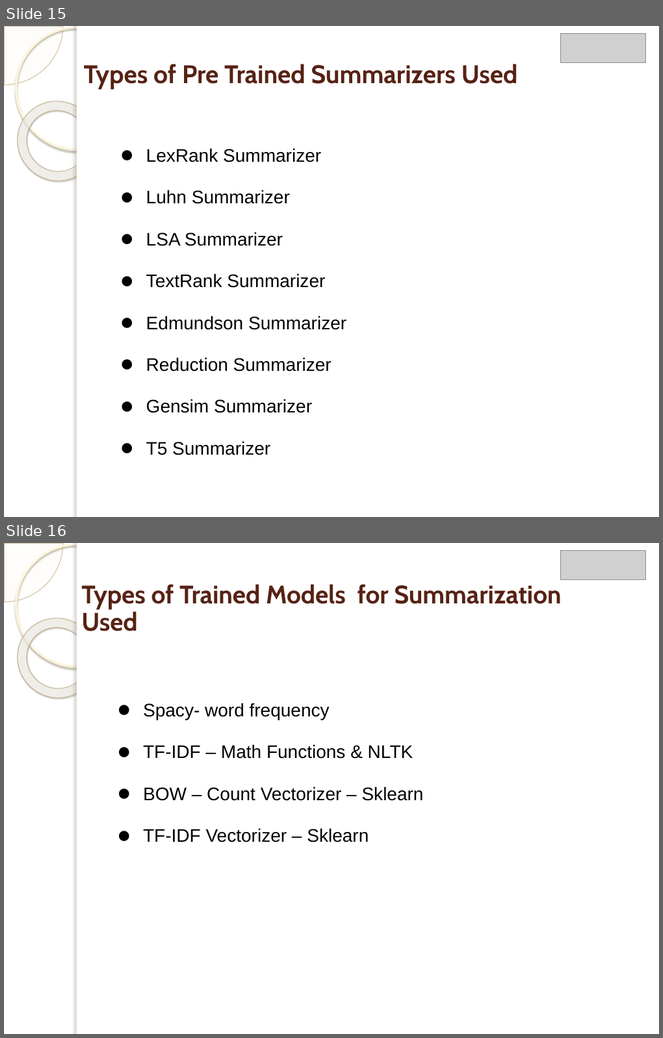
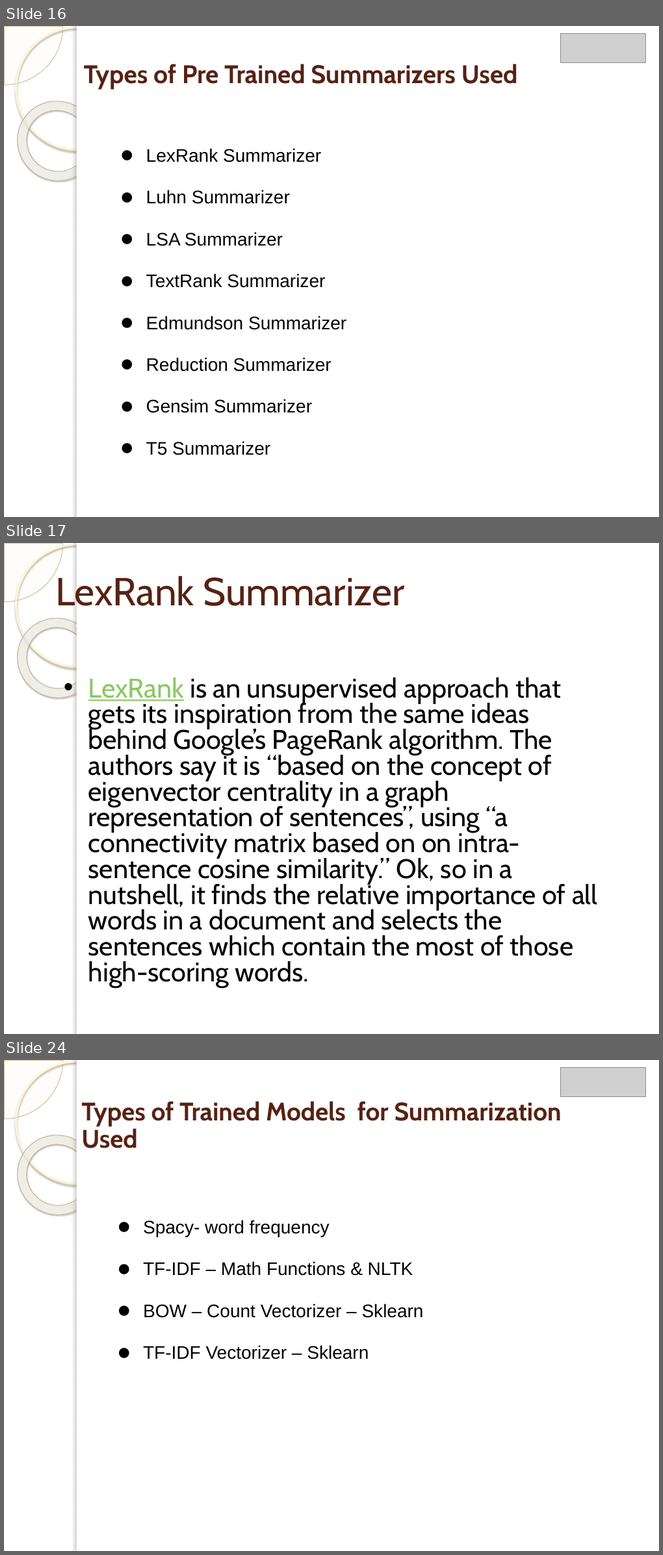
Before and after one commit to Manan-Malhotra-VFX/Data-Science, a slide deck: Project/Final Project.pptx. Shown one above the other, each under a label of ours: slides 15 and 16 before the commit, slides 16, 17 and 24 after it; the slides between them are not shown. The pictures are 663x1038 and 663x1555 pixels, drawn with LibreOffice and Linux fonts; fonts in the diff are those of the drawing; grey boxes stand for pictures; background and template pictures are left out. Boxes give left, top, right and bottom in pixels: in the first picture for what was removed or moved away, otherwise in the second. Text is boxed around its words. In the diff, an @@ line names an element or a change of style, - is before the commit and + after.

```diff
--- a/Project/Final Project.pptx
+++ b/Project/Final Project.pptx
@@ slide 17 added at (x1=4, y1=543, x2=659, y2=1034), background picture (left out); not listed: 5 template elements that a slide beside it also shows @@
@@ title added at (x1=55, y1=576, x2=404, y2=606), 43 pt, text #562214 @@
+LexRank Summarizer
@@ text added at (x1=88, y1=678, x2=597, y2=988), 29.6 pt, text #000000 @@
+• LexRank is an unsupervised approach that gets its inspiration from the same ideas behind Google’s PageRank algorithm. The authors say it is “based on the concept of eigenvector centrality in a graph representation of sentences”, using “a connectivity matrix based on on intra-sentence cosine similarity.” Ok, so in a nutshell, it finds the relative importance of all words in a document and selects the sentences which contain the most of those high-scoring words.
@@ what was slide 15 is now slide 16 @@
@@ what was slide 16 is now slide 24 @@
```
Also in this commit, not shown: 1 slide changed, 8 other slides added, 1 slide removed, 1 other file.
